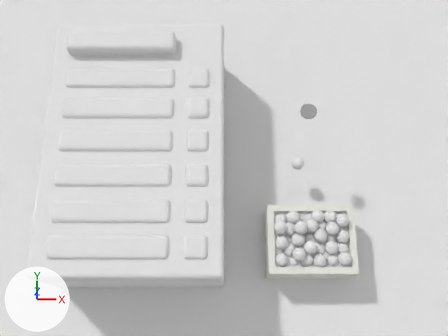
The Blender file blender/mastermind.blend as it was, and as the next commit left it.
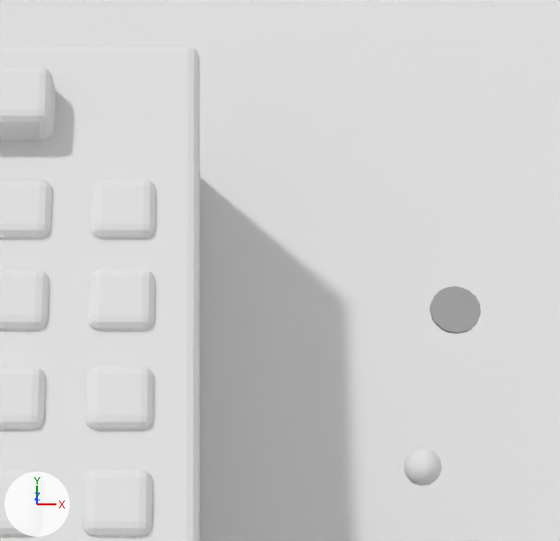
Each version appears first from the file's camera 'Camera', and next in a close-up on the part from 35% to 77% of the width and 3% to 56% of the height. Every picture has the same lights, and +X, +Y and +Z are marked at lower left.

In view in the first close-up: 'Ball', 'Ground', 'Masermind', 'Tile'.
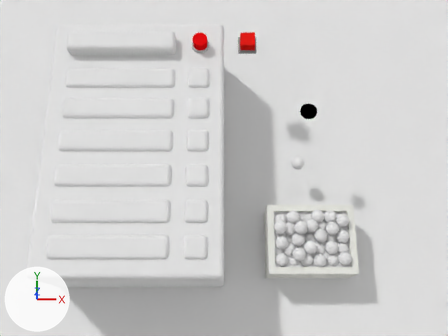
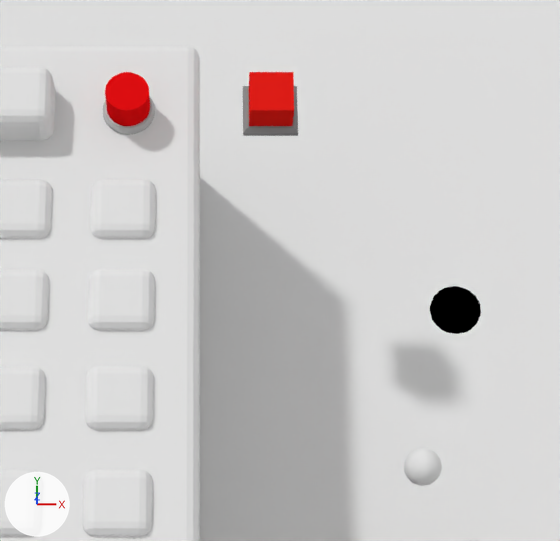
Commit message: [blender] added button

What differs and where, as boxes (x1, y1, x2, y2) in the close-ups (560 x 541 px):
```json
{"object": "Button_Square", "change": "added", "after": [243, 72, 298, 136], "on screen": "red", "faces in mat_red_button (red #e71e19)": [249, 72, 294, 126], "faces in mat_grey_button (grey #929292)": [243, 86, 298, 136]}
{"object": "Button", "change": "added", "after": [103, 72, 155, 135], "on screen": "red", "faces in mat_red (red #e70f12)": [105, 72, 150, 126], "faces in mat_grey (grey #bebebe)": [103, 96, 155, 135]}
{"object": "Tile", "change": "recoloured", "before": [430, 286, 481, 334], "after": [430, 286, 481, 334], "on screen": "grey to black"}
```

Edits to the scene script, one JSON object a line:
```json
{"op": "set", "path": "mat_tile_001.base_color", "old": "(0.376, 0.376, 0.376)", "new": "(0.0, 0.0, 0.0)", "note": "grey #a5a5a5 -> black #000000"}
{"op": "add", "block": "mat_grey_button", "code": ["mat_grey_button = diffuse_material('Grey_button')", "mat_grey_button.base_color = (0.288, 0.288, 0.288)  # grey #929292"]}
{"op": "add", "block": "mat_red_button", "code": ["mat_red_button = diffuse_material('Red_button')", "mat_red_button.base_color = (0.8, 0.0133, 0.00946)  # red #e71e19"]}
{"op": "add", "block": "mat_red", "code": ["mat_red = diffuse_material('Red')", "mat_red.base_color = (0.8, 0.00493, 0.0062)  # red #e70f12"]}
{"op": "add", "block": "mat_grey", "code": ["mat_grey = diffuse_material('Grey')", "mat_grey.base_color = (0.517, 0.517, 0.517)  # grey #bebebe"]}
{"op": "add", "block": "me_button_square", "code": ["me_button_square = bpy.data.meshes.new('Button_Square')", "me_button_square.from_pydata(...)  # 32 vertices, 29 faces; spans x -0.106..0.106, y -0.106..0.106, z -0.088..0.056", "# faces by material slot: [24, 5]", "me_button_square.materials.append(mat_grey_button)  # grey #929292", "me_button_square.materials.append(mat_red_button)  # red #e71e19"]}
{"op": "add", "block": "me_button", "code": ["me_button = bpy.data.meshes.new('Button')", "me_button.from_pydata(...)  # 160 vertices, 130 faces; spans x -0.101..0.101, y -0.101..0.101, z -0.088..0.056", "# faces by material slot: [97, 33]", "me_button.materials.append(mat_grey)  # grey #bebebe", "me_button.materials.append(mat_red)  # red #e70f12"]}
{"op": "add", "block": "ob_button_square", "code": ["ob_button_square = bpy.data.objects.new('Button_Square', me_button_square)", "ob_button_square.location = (0.273, 1.179, 1.087)"]}
{"op": "add", "block": "ob_button", "code": ["ob_button = bpy.data.objects.new('Button', me_button)", "ob_button.location = (-0.276, 1.179, 1.086)"]}
```
